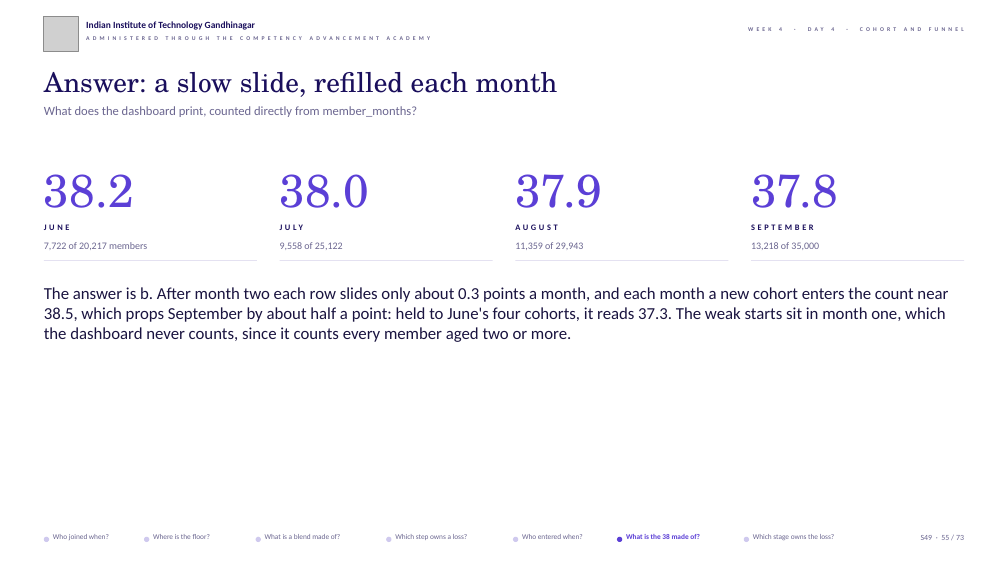
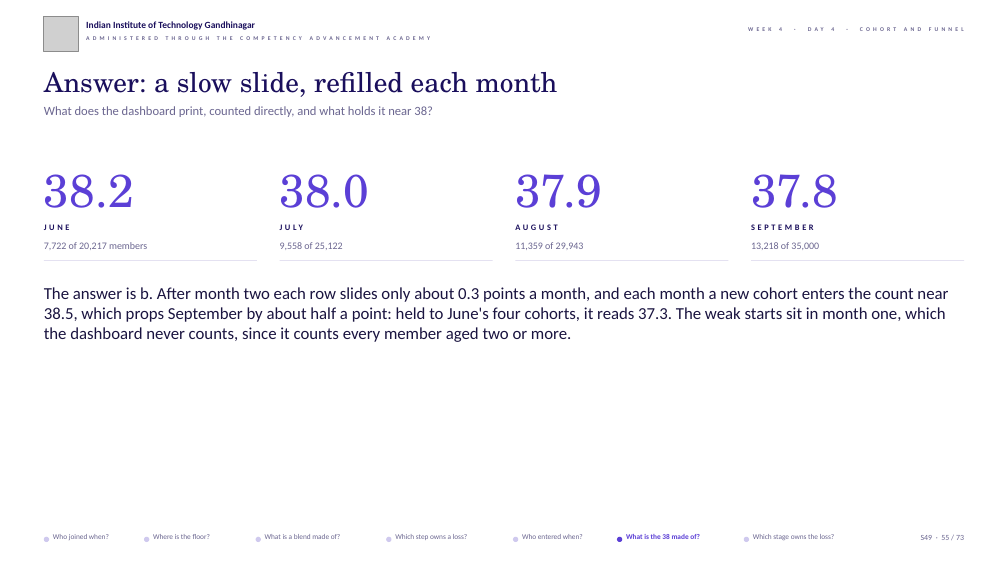
Before and after one commit to fde-academy-lab/c2-content-factory, a slide deck: slide 55 of content/W04/D4/slides/C2_W04_D04_half1_STUDENT.pptx. Drawn at 1008x567 pixels with LibreOffice and Linux fonts; fonts in the diff are those of the drawing; grey boxes stand for pictures; background and template pictures are left out. Boxes give left, top, right and bottom in pixels: in the first picture for what was removed or moved away, otherwise in the second. Text is boxed around its words. In the diff, an @@ line names an element or a change of style, - is before the commit and + after.

```diff
--- a/content/W04/D4/slides/C2_W04_D04_half1_STUDENT.pptx
+++ b/content/W04/D4/slides/C2_W04_D04_half1_STUDENT.pptx
@@ text at (44,106,433,117): text changed @@
-What does the dashboard print, counted directly from member_months?
+What does the dashboard print, counted directly, and what holds it near 38?
```
Also in this commit, not shown: 2 other slides changed, 8 other files.
